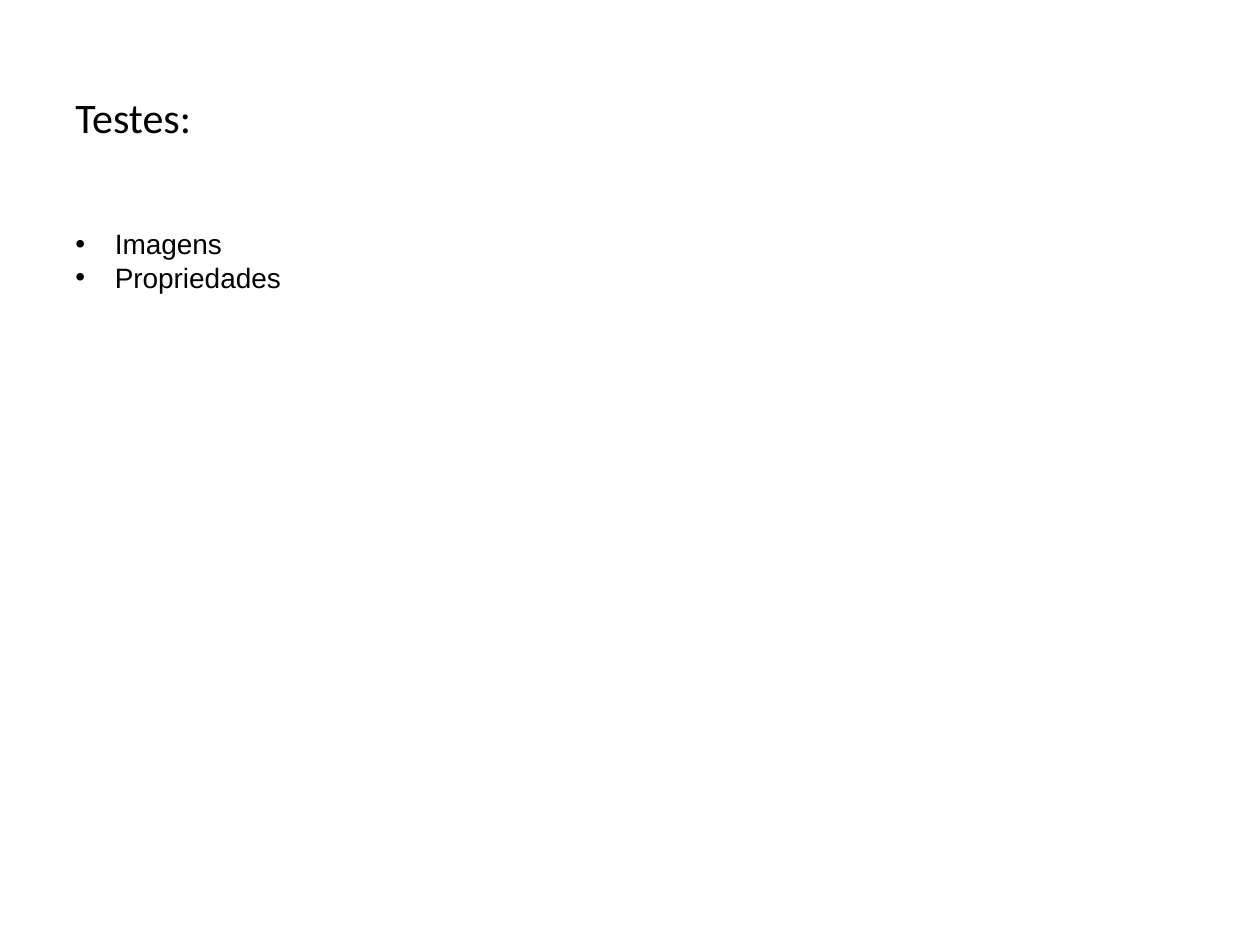
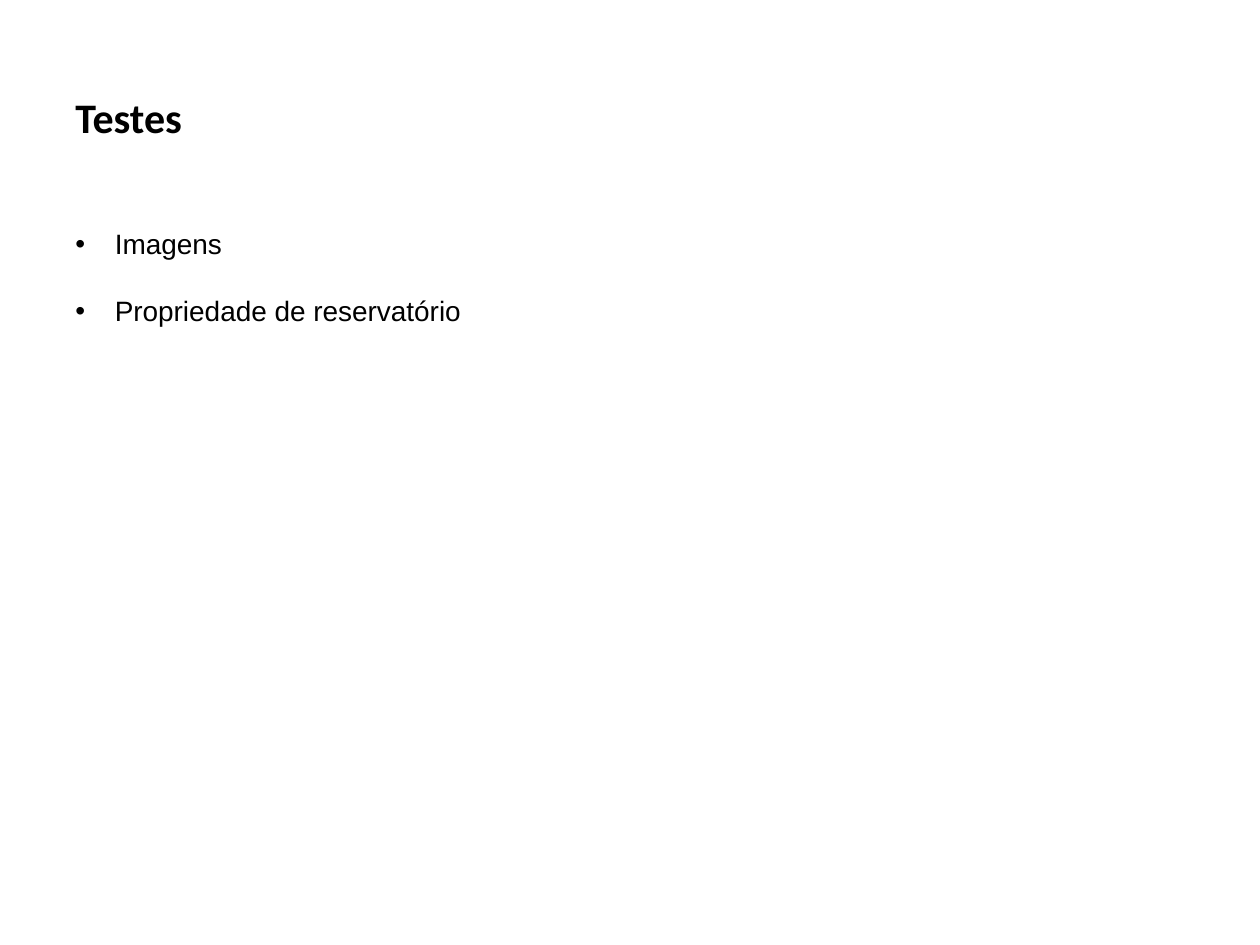
Before and after one commit to lquatrin/inf2031, a slide deck: slide 17 of pres.pptx [Repaired].pptx (slide 12 before the commit). Drawn at 1260x945 pixels with LibreOffice and Linux fonts; fonts in the diff are those of the drawing. Boxes give left, top, right and bottom in pixels: in the first picture for what was removed or moved away, otherwise in the second. Text is boxed around its words. In the diff, an @@ line names an element or a change of style, - is before the commit and + after.

```diff
--- a/pres.pptx [Repaired].pptx
+++ b/pres.pptx [Repaired].pptx
@@ text at (x1=75, y1=105, x2=181, y2=134): text changed; bold on @@
-Testes:
+Testes
@@ text at (x1=115, y1=300, x2=460, y2=327): text changed @@
-• Propriedades
+• Propriedade de reservatório
```
Also in this commit, not shown: 3 other slides changed, 26 slides added, 3 slides removed, 4 other files.
